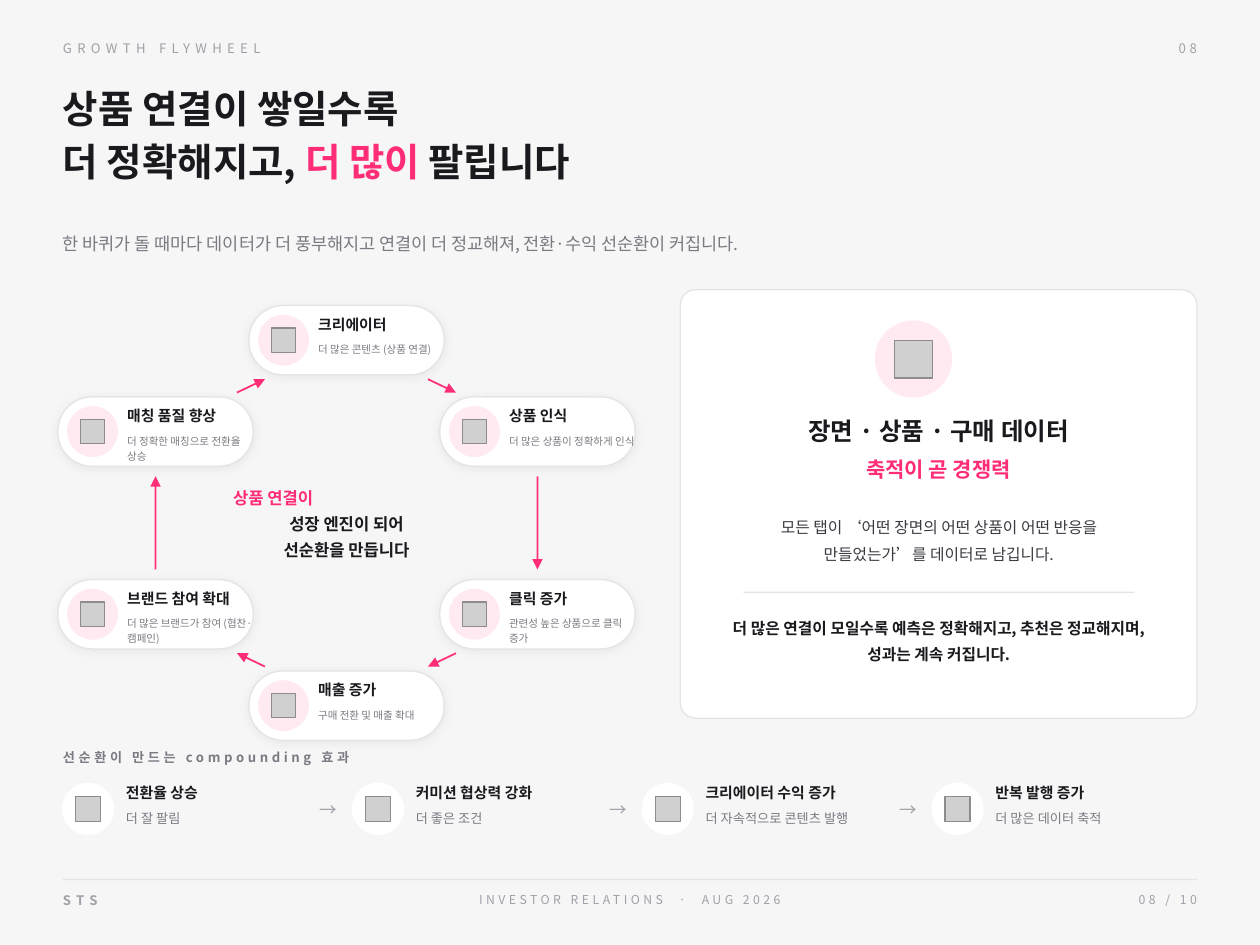
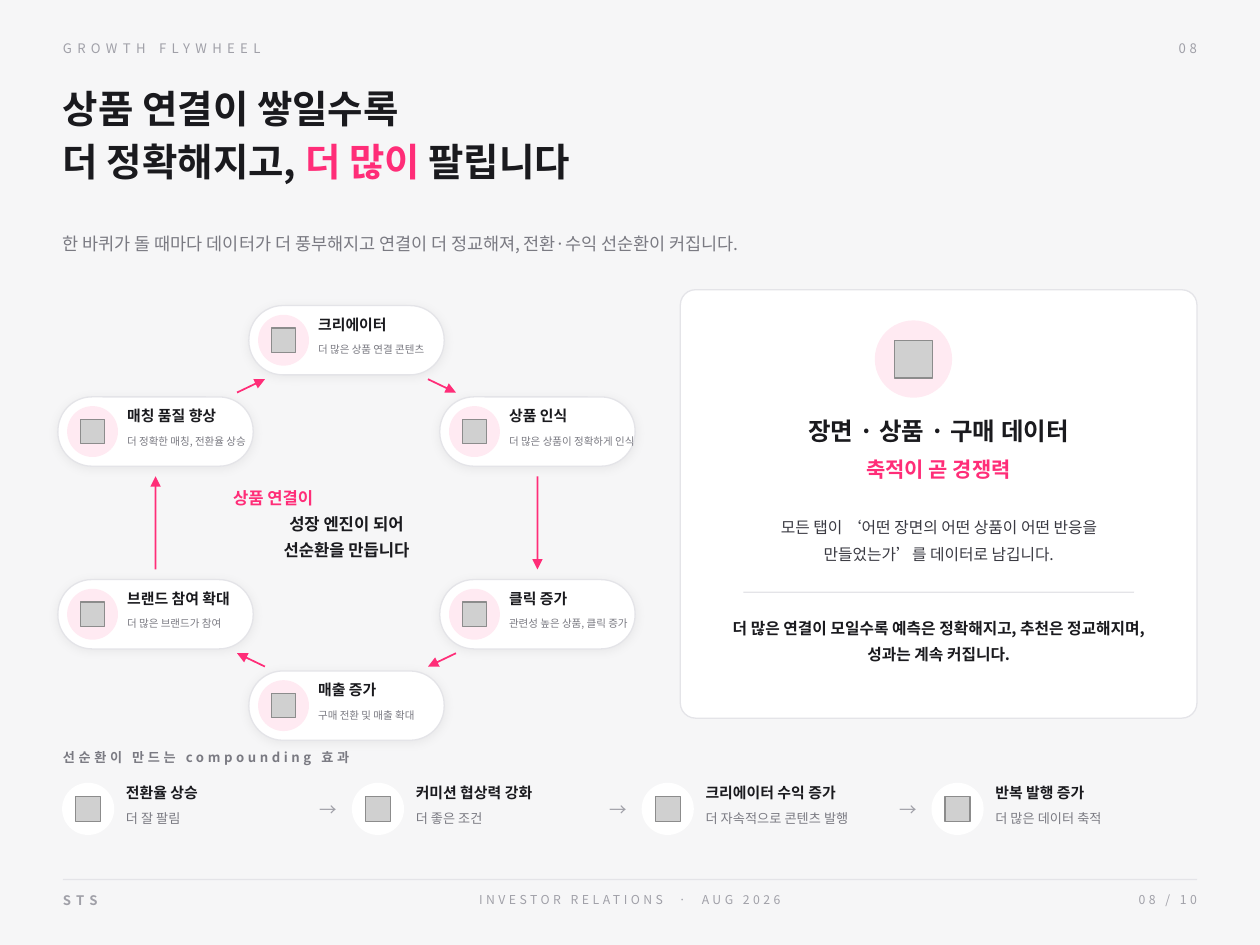
Before and after one commit to him55710-sudo/STS, a slide deck: slide 8 of docs/ir/STS_IR_revised.pptx. Drawn at 1260x945 pixels with LibreOffice and Linux fonts; fonts in the diff are those of the drawing; grey boxes stand for pictures. Boxes give left, top, right and bottom in pixels: in the first picture for what was removed or moved away, otherwise in the second. Text is boxed around its words. In the diff, an @@ line names an element or a change of style, - is before the commit and + after.

```diff
--- a/docs/ir/STS_IR_revised.pptx
+++ b/docs/ir/STS_IR_revised.pptx
@@ text at <box>318,344,424,354</box>: text changed @@
-더 많은 콘텐츠 (상품 연결)
+더 많은 상품 연결 콘텐츠
@@ text at <box>127,436,245,447</box>: text changed @@
-더 정확한 매칭으로 전환율 상승
+더 정확한 매칭, 전환율 상승
@@ text at <box>127,618,221,628</box>: text changed @@
-더 많은 브랜드가 참여 (협찬·캠페인)
+더 많은 브랜드가 참여
@@ text at <box>509,618,627,629</box>: text changed @@
-관련성 높은 상품으로 클릭 증가
+관련성 높은 상품, 클릭 증가
```
Also in this commit, not shown: 1 other file.
